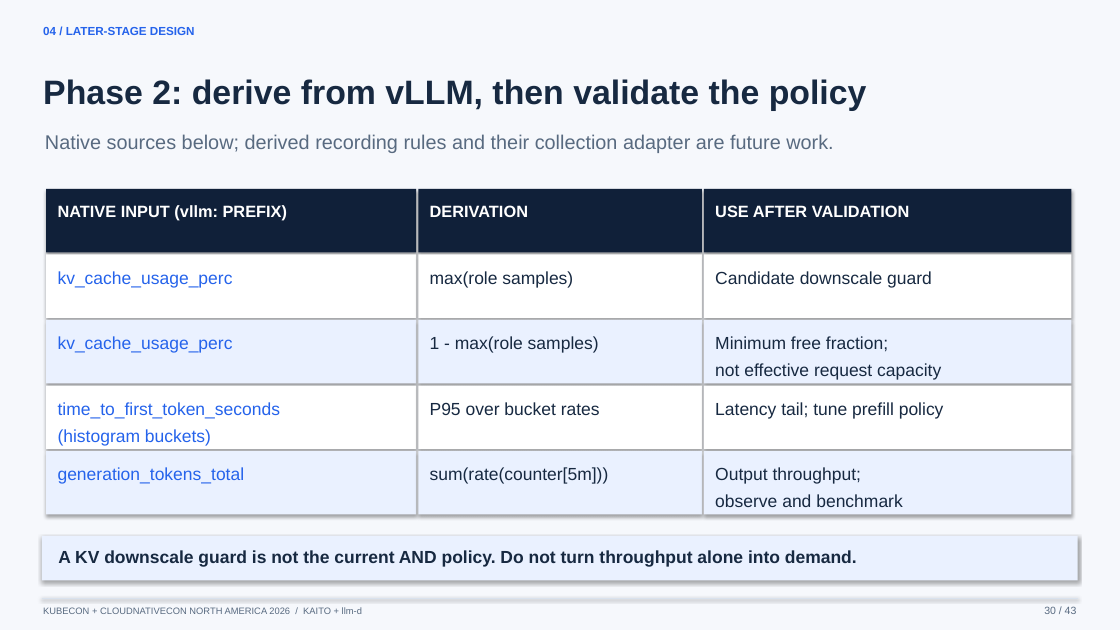
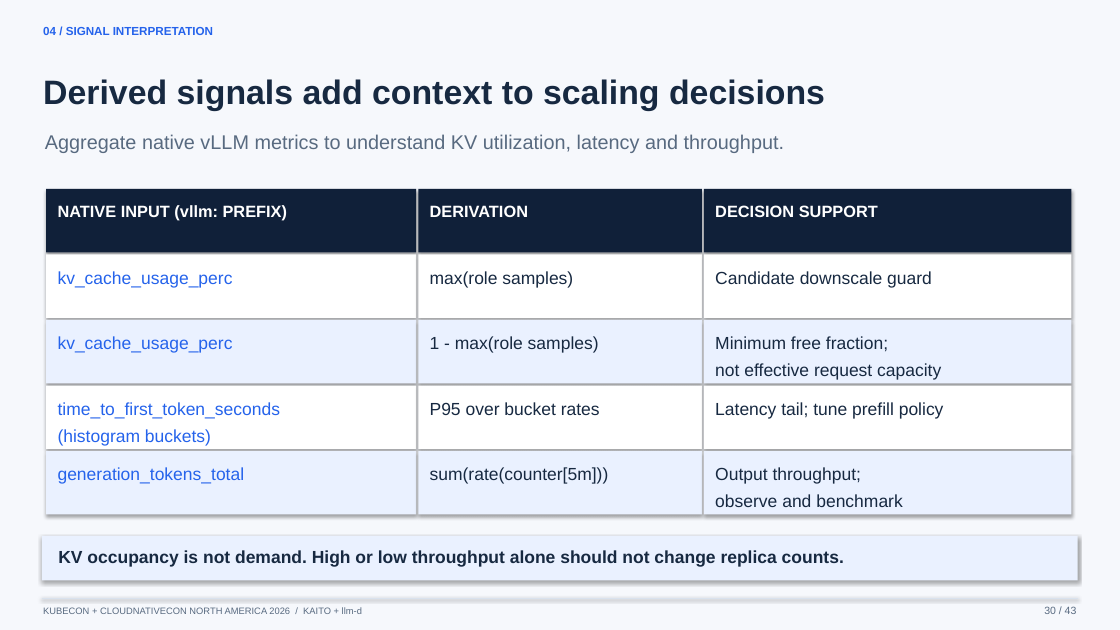
Before and after one commit to andyzhangx/demo, a slide deck: slide 30 of llm/kubecon-na-2026-pd-disaggregation.pptx. Drawn at 1120x630 pixels with LibreOffice and Linux fonts; fonts in the diff are those of the drawing. Boxes give left, top, right and bottom in pixels: in the first picture for what was removed or moved away, otherwise in the second. Text is boxed around its words. In the diff, an @@ line names an element or a change of style, - is before the commit and + after.

```diff
--- a/llm/kubecon-na-2026-pd-disaggregation.pptx
+++ b/llm/kubecon-na-2026-pd-disaggregation.pptx
@@ text at <box>43,27,213,35</box>: text changed @@
-04 / LATER-STAGE DESIGN
+04 / SIGNAL INTERPRETATION
@@ text at <box>43,79,825,111</box>: text changed @@
-Phase 2: derive from vLLM, then validate the policy
+Derived signals add context to scaling decisions
@@ text at <box>45,134,784,153</box>: text changed @@
-Native sources below; derived recording rules and their collection adapter are future work.
+Aggregate native vLLM metrics to understand KV utilization, latency and throughput.
@@ text at <box>715,205,878,217</box>: text changed @@
-USE AFTER VALIDATION
+DECISION SUPPORT
@@ text at <box>58,550,844,567</box>: text changed @@
-A KV downscale guard is not the current AND policy. Do not turn throughput alone into demand.
+KV occupancy is not demand. High or low throughput alone should not change replica counts.
```
Also in this commit, not shown: 5 other slides changed, 1 slide added, 1 slide removed, 3 other files.
